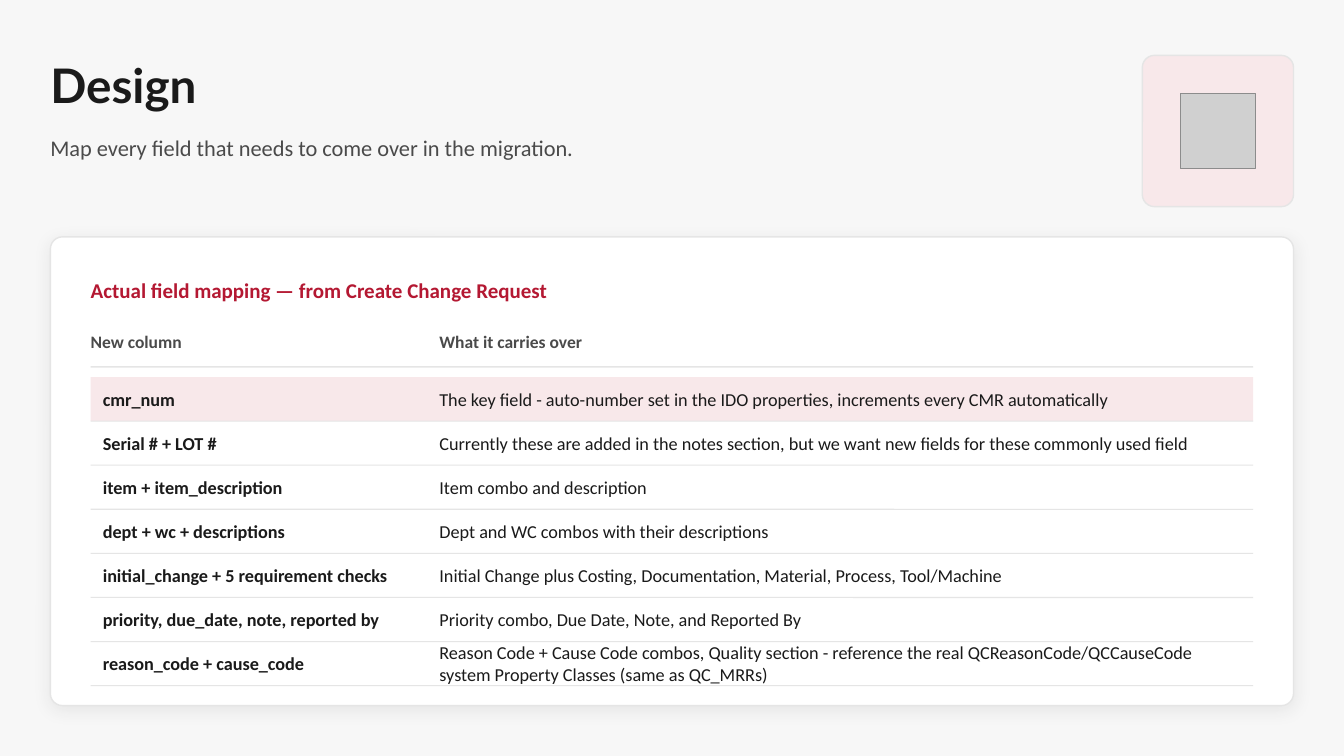
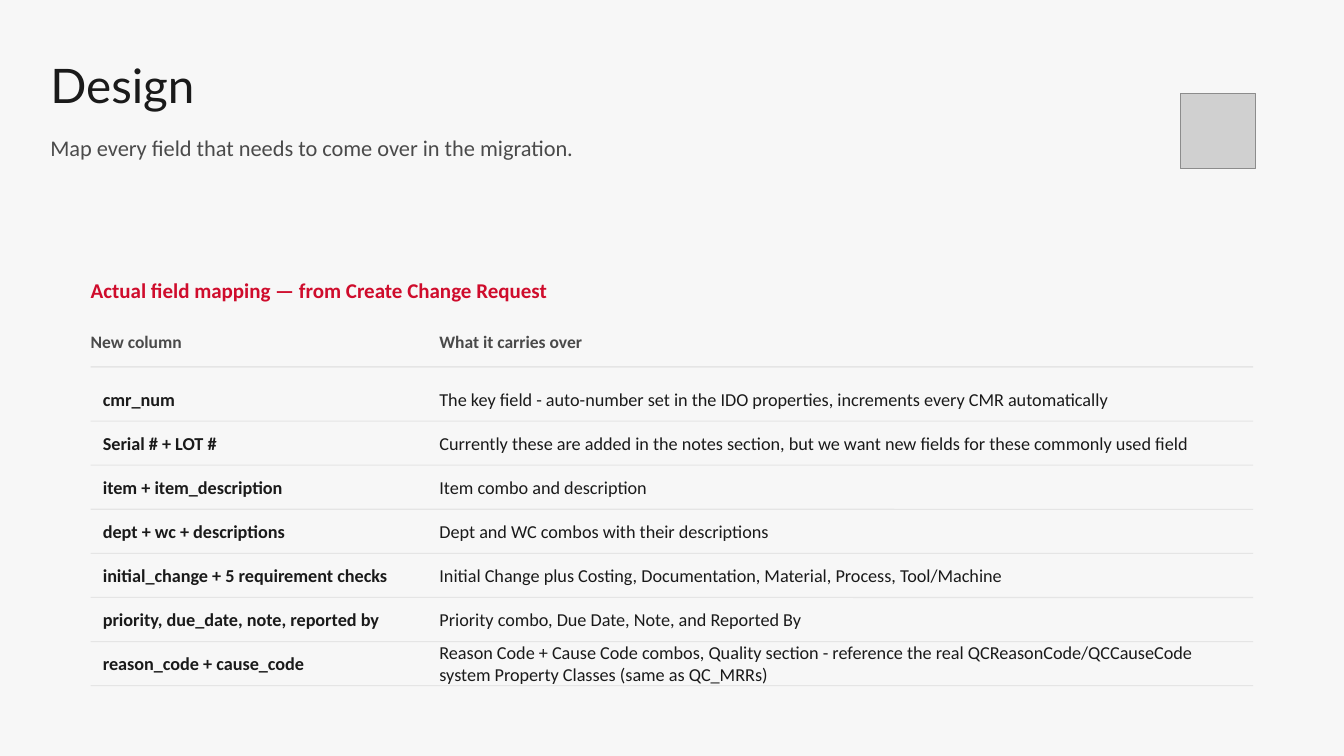
Before and after one commit to Enflite/eCMRs, a slide deck: slide 6 of docs/presentations/eCMRs_plan.pptx. Drawn at 1344x756 pixels with LibreOffice and Linux fonts; fonts in the diff are those of the drawing; grey boxes stand for pictures. Boxes give left, top, right and bottom in pixels: in the first picture for what was removed or moved away, otherwise in the second. Text is boxed around its words. In the diff, an @@ line names an element or a change of style, - is before the commit and + after.

```diff
--- a/docs/presentations/eCMRs_plan.pptx
+++ b/docs/presentations/eCMRs_plan.pptx
@@ text "Design" at (50, 68, 194, 112): bold off @@
@@ rounded rectangle removed at (1142, 55, 1294, 207) @@
@@ rounded rectangle removed at (50, 237, 1294, 706) @@
@@ text "Actual field mapping — from ..." at (91, 283, 547, 302): text colour #B41832 to #CF0C2C @@
@@ rectangle removed at (91, 377, 1253, 421) @@
```
Also in this commit, not shown: 12 other slides changed, 2 other files.
